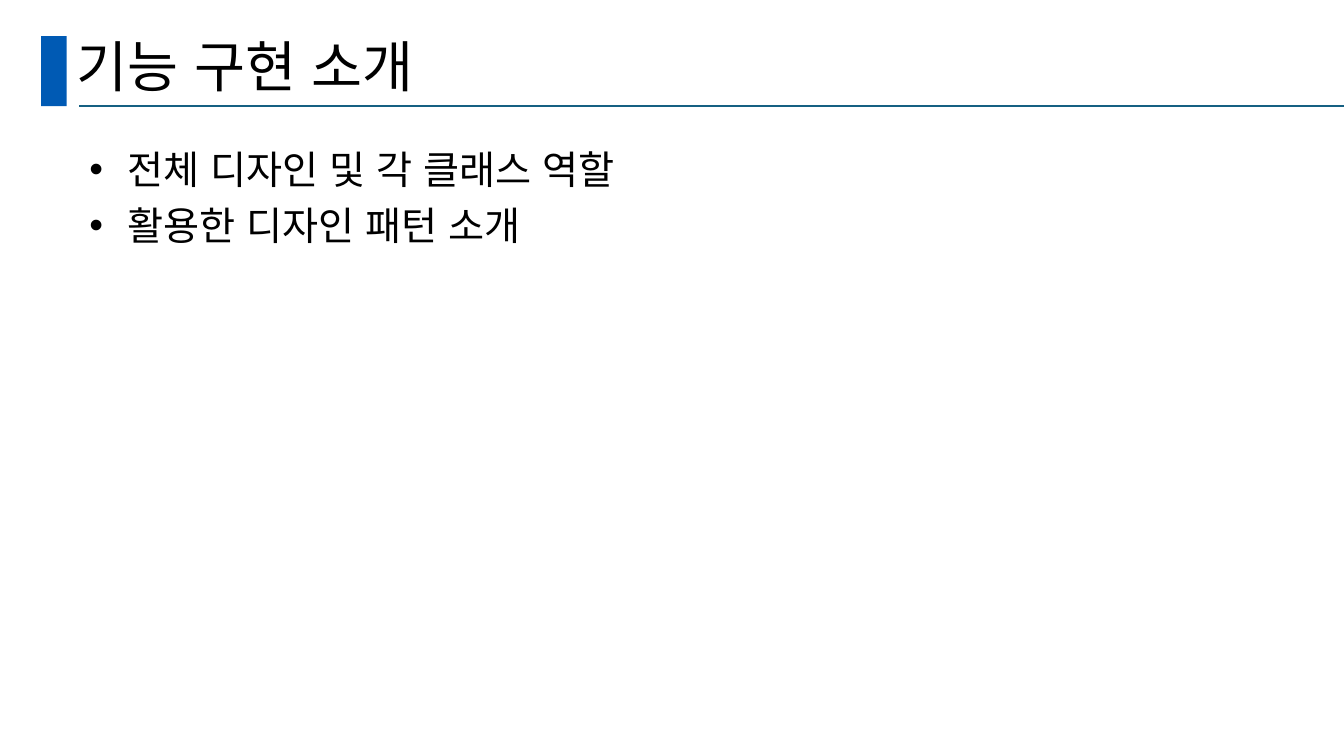
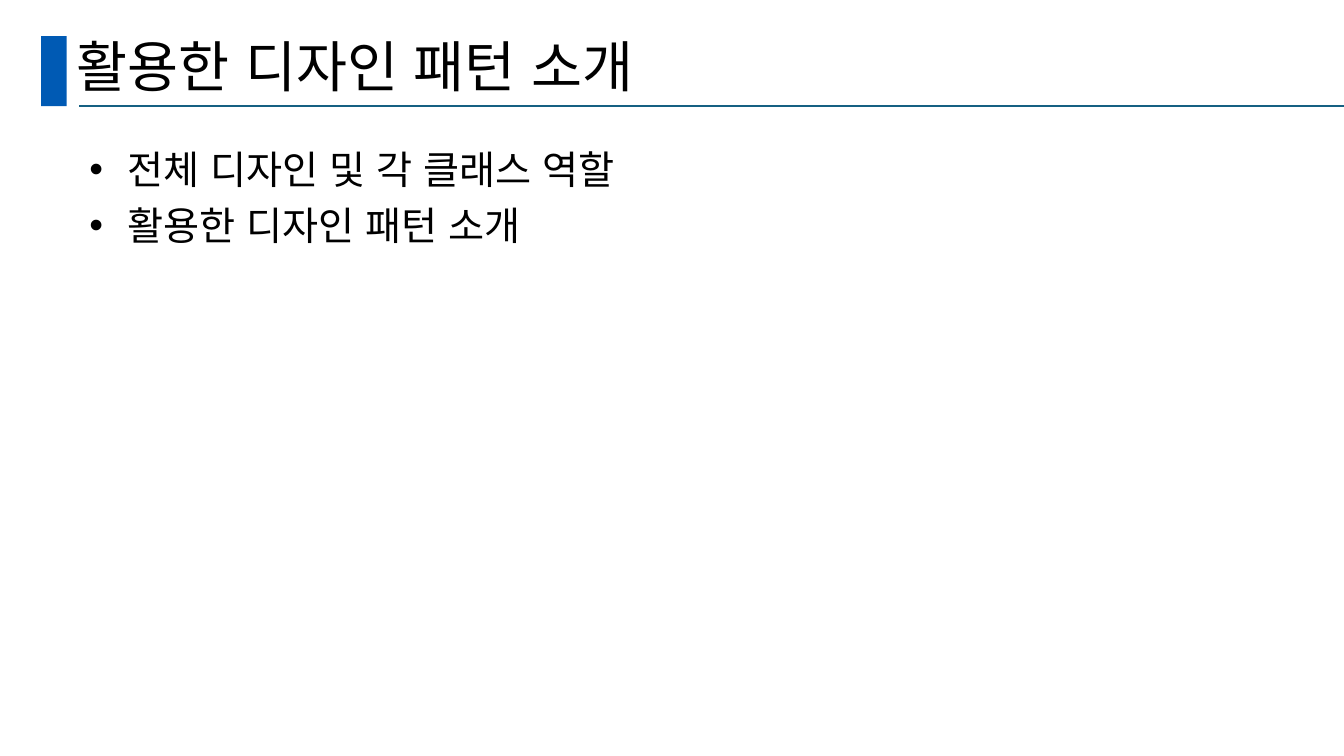
Before and after one commit to hy-ra-na/presentation_Americano, a slide deck: slide 5 of 발표양식.pptx (slide 4 before the commit). Drawn at 1344x756 pixels with LibreOffice and Linux fonts; fonts in the diff are those of the drawing. Boxes give left, top, right and bottom in pixels: in the first picture for what was removed or moved away, otherwise in the second. Text is boxed around its words. In the diff, an @@ line names an element or a change of style, - is before the commit and + after.

```diff
--- a/발표양식.pptx
+++ b/발표양식.pptx
@@ title at box(77, 40, 633, 92): text changed @@
-기능 구현 소개
+활용한 디자인 패턴 소개
```
Also in this commit, not shown: 3 other slides changed, 9 slides added, 1 slide removed.
